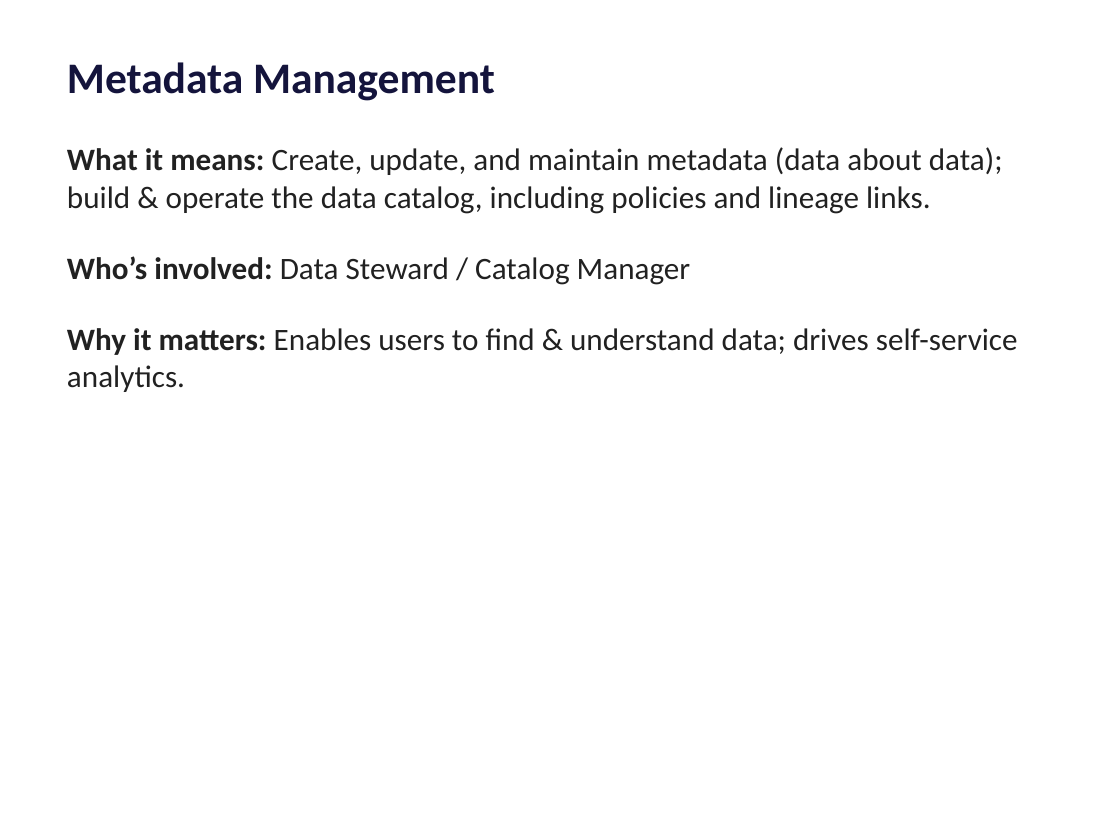
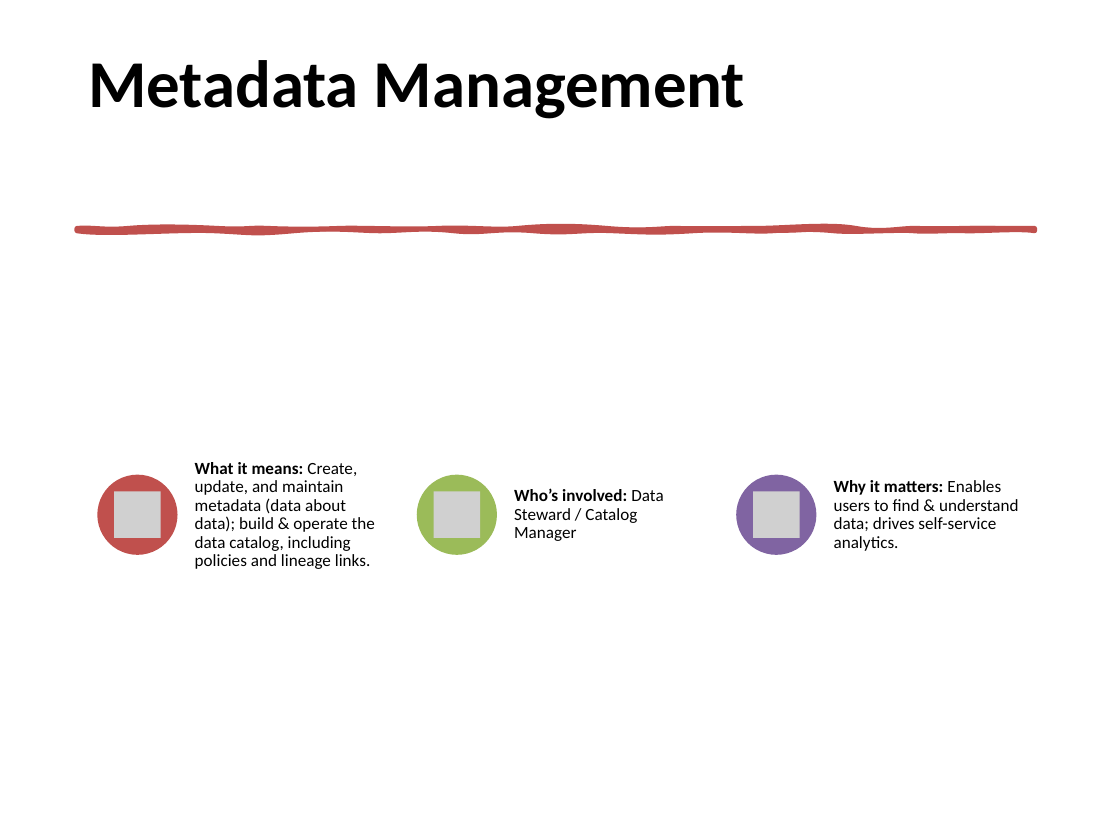
Before and after one commit to mokhayesh/aldin-accelerators, a slide deck: slide 3 of docs/_assets/data-governance-deck.pptx. Drawn at 1120x840 pixels with LibreOffice and Linux fonts; fonts in the diff are those of the drawing; grey boxes stand for pictures. Boxes give left, top, right and bottom in pixels: in the first picture for what was removed or moved away, otherwise in the second. Text is boxed around its words. In the diff, an @@ line names an element or a change of style, - is before the commit and + after.

```diff
--- a/docs/_assets/data-governance-deck.pptx
+++ b/docs/_assets/data-governance-deck.pptx
@@ title "Metadata Management": place and size @@
-title "Metadata Management" at (67,62,495,101)
+title "Metadata Management" at (88,60,745,119)
@@ title "Metadata Management" at (88,60,745,119): size 28 to 43 pt, text colour #14143C to #000000; line spacing 1 to 0.9; vertical alignment top to middle @@
@@ freeform shape added at (77,228,1035,231), fill #C0504D, outline #C0504D 3.25 pt @@
@@ text at (67,256,1018,392): paragraphs removed @@
-Who’s involved: Data Steward / Catalog Manager
-Why it matters: Enables users to find & understand data; drives self-service analytics.
@@ text "What it means: Create, update, ...": place and size @@
-text "What it means: Create, update, ..." at (67,147,1018,392)
+text "What it means: Create, update, ..." at (195,463,375,569)
@@ text "What it means: Create, update, ..." at (195,463,375,569): size 20 to 11 pt, text colour #212121 to #000000; line spacing 1 to 0.9; more space between paragraphs; vertical alignment top to middle @@
@@ group added at (97,475,1018,556): 3 ellipses, 3 pictures, 2 texts @@
+Who’s involved: Data Steward / Catalog Manager
+Why it matters: Enables users to find & understand data; drives self-service analytics.
```
Also in this commit, not shown: 10 other slides changed, 1 other file.
